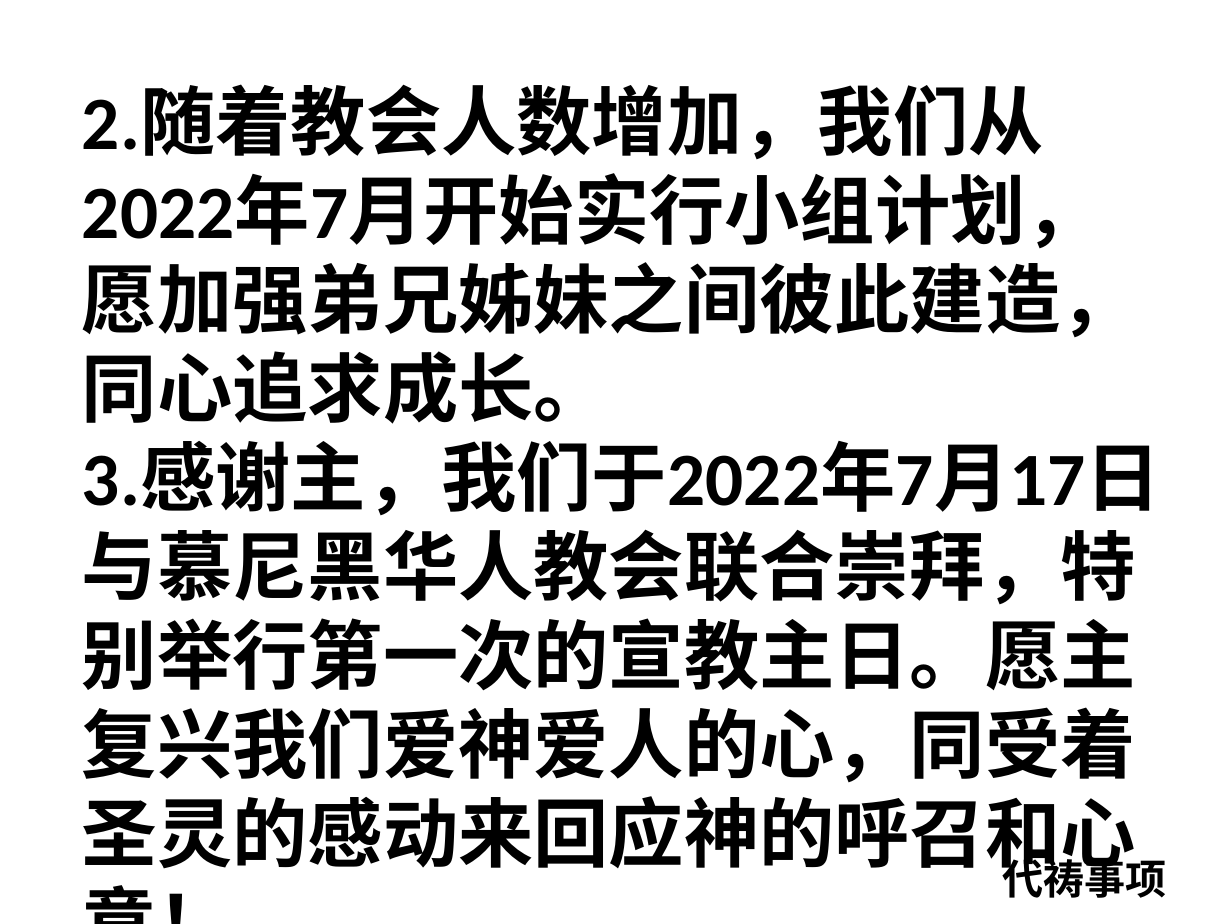
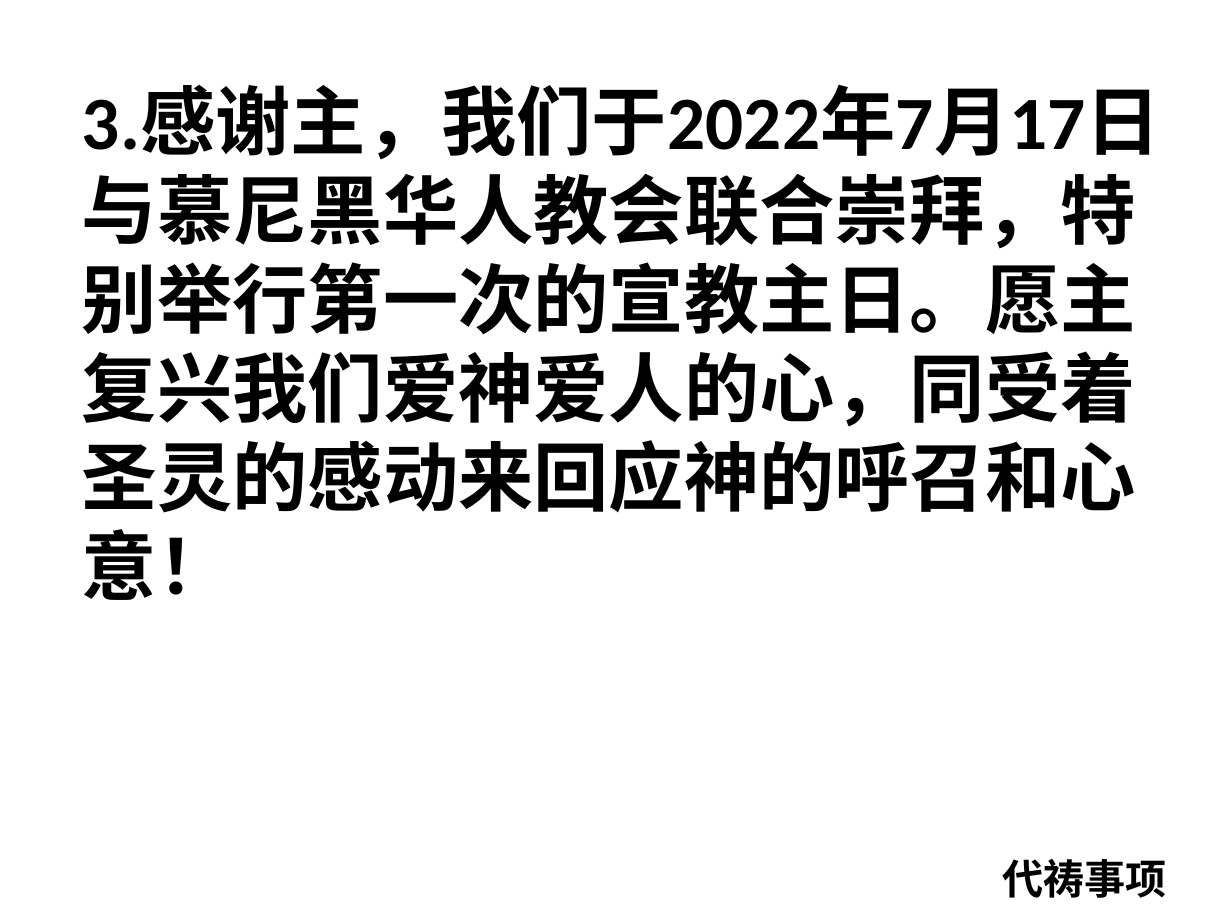
Before and after one commit to jackey-qiu/pyworship, a slide deck: slide 13 of 2023-08-16.pptx (slide 11 before the commit). Drawn at 1232x924 pixels with LibreOffice and Linux fonts; fonts in the diff are those of the drawing. Boxes give left, top, right and bottom in pixels: in the first picture for what was removed or moved away, otherwise in the second. Text is boxed around its words. In the diff, an @@ line names an element or a change of style, - is before the commit and + after.

```diff
--- a/2023-08-16.pptx
+++ b/2023-08-16.pptx
@@ text at [82, 87, 1136, 424]: paragraph removed @@
-2.随着教会人数增加，我们从2022年7月开始实行小组计划，愿加强弟兄姊妹之间彼此建造，同心追求成长。
```
Also in this commit, not shown: 6 other slides changed, 11 slides added, 1 slide removed, 2 other files.
